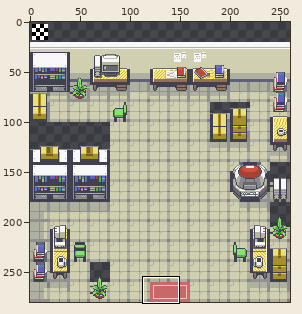
Two versions of one sprite sheet, src/tilesets/tsPokeLab/output_tileset.png. Above, an overview of the earlier version with the close-up marked.
Close-up. Before the commit:
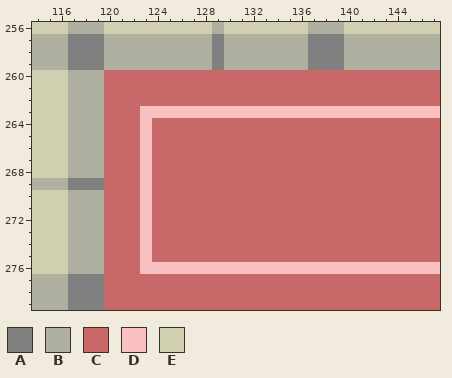
The file is 260x280 pixels. Shown: x 114..147, y 256..279.
Palette (. is transparent): A #808080  B #b0b0a0  C #c86868  D #f8c0c0  E #d0d0b0
Pixels before, first column x 114:
256 EEEBBBEEEEEEEEEBEEEEEEEBBBEEEEEEEE
257 BBBAAABBBBBBBBBABBBBBBBAAABBBBBBBB
258 BBBAAABBBBBBBBBABBBBBBBAAABBBBBBBB
259 BBBAAABBBBBBBBBABBBBBBBAAABBBBBBBB
260 EEEBBBCCCCCCCCCCCCCCCCCCCCCCCCCCCC
261 EEEBBBCCCCCCCCCCCCCCCCCCCCCCCCCCCC
262 EEEBBBCCCCCCCCCCCCCCCCCCCCCCCCCCCC
263 EEEBBBCCCDDDDDDDDDDDDDDDDDDDDDDDDD
264 EEEBBBCCCDCCCCCCCCCCCCCCCCCCCCCCCC
265 EEEBBBCCCDCCCCCCCCCCCCCCCCCCCCCCCC
266 EEEBBBCCCDCCCCCCCCCCCCCCCCCCCCCCCC
267 EEEBBBCCCDCCCCCCCCCCCCCCCCCCCCCCCC
268 EEEBBBCCCDCCCCCCCCCCCCCCCCCCCCCCCC
269 BBBAAACCCDCCCCCCCCCCCCCCCCCCCCCCCC
270 EEEBBBCCCDCCCCCCCCCCCCCCCCCCCCCCCC
271 EEEBBBCCCDCCCCCCCCCCCCCCCCCCCCCCCC
272 EEEBBBCCCDCCCCCCCCCCCCCCCCCCCCCCCC
273 EEEBBBCCCDCCCCCCCCCCCCCCCCCCCCCCCC
274 EEEBBBCCCDCCCCCCCCCCCCCCCCCCCCCCCC
275 EEEBBBCCCDCCCCCCCCCCCCCCCCCCCCCCCC
276 EEEBBBCCCDDDDDDDDDDDDDDDDDDDDDDDDD
277 BBBAAACCCCCCCCCCCCCCCCCCCCCCCCCCCC
278 BBBAAACCCCCCCCCCCCCCCCCCCCCCCCCCCC
279 BBBAAACCCCCCCCCCCCCCCCCCCCCCCCCCCC
After the commit:
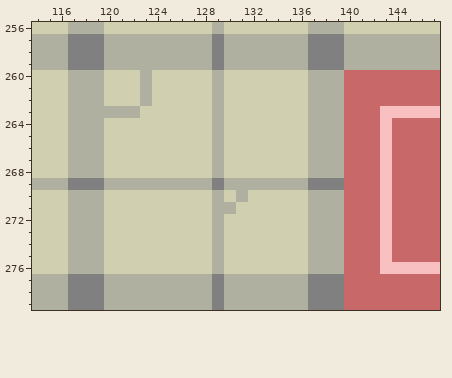
From old to new:
y 260..262: x 120..139 CCCCCCCCCCCCCCCCCCCC -> EEEBEEEEEBEEEEEEEBBB
y 263: x 120..142 CCCDDDDDDDDDDDDDDDDDDDD -> BBBEEEEEEBEEEEEEEBBBCCC
y 264..268: x 120..139 CCCDCCCCCCCCCCCCCCCC -> EEEEEEEEEBEEEEEEEBBB; x 143 C -> D
y 269: x 120..139 CCCDCCCCCCCCCCCCCCCC -> BBBBBBBBBABBBBBBBAAA; x 143 C -> D
y 270: x 120..139 CCCDCCCCCCCCCCCCCCCC -> EEEEEEEEEBEBEEEEEBBB; x 143 C -> D
y 271: x 120..139 CCCDCCCCCCCCCCCCCCCC -> EEEEEEEEEBBEEEEEEBBB; x 143 C -> D
y 272..275: x 120..139 CCCDCCCCCCCCCCCCCCCC -> EEEEEEEEEBEEEEEEEBBB; x 143 C -> D
y 276: x 120..142 CCCDDDDDDDDDDDDDDDDDDDD -> EEEEEEEEEBEEEEEEEBBBCCC
y 277..279: x 120..139 CCCCCCCCCCCCCCCCCCCC -> BBBBBBBBBABBBBBBBAAA
Boxes around the changes in both close-ups, in picture pixels (x1, y1, x2, y2):
changed: (104, 70, 392, 310)
